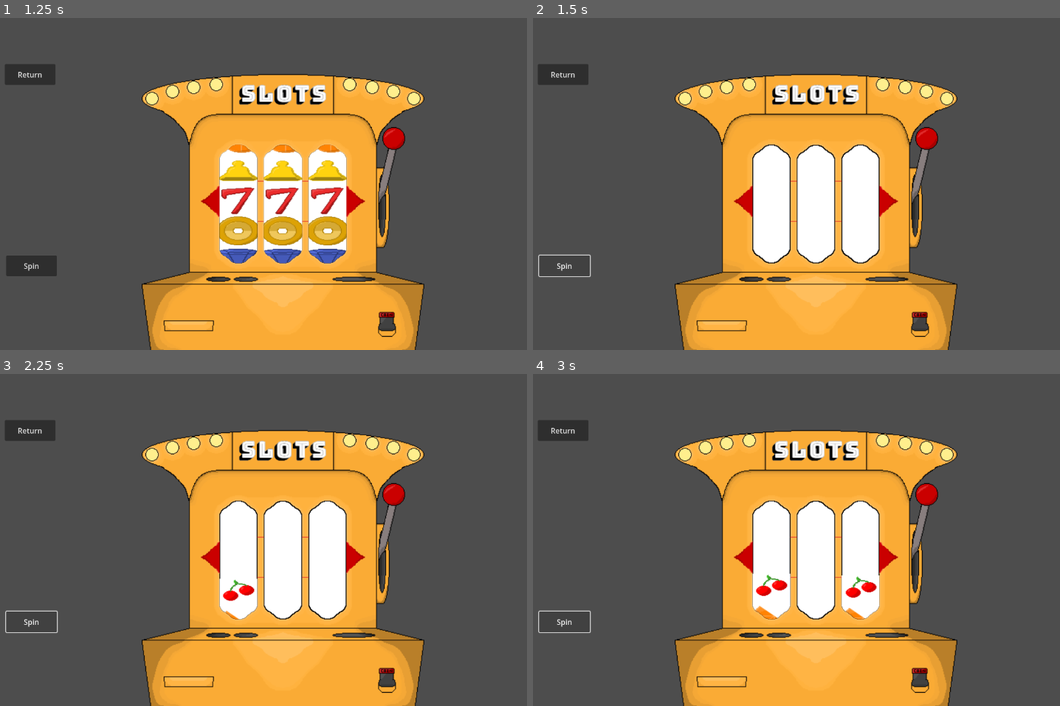
Above: before the commit, frames 1-4 (two rows, left to right).
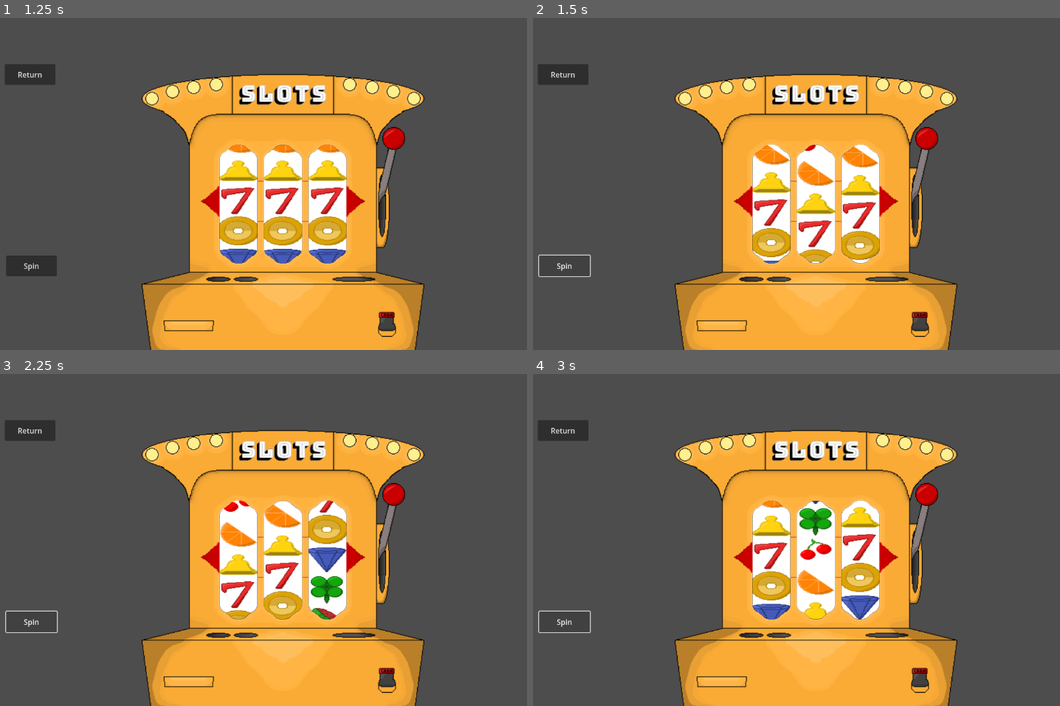
Above: after the commit, the same moments.

Repository: OwenFrakes/congressAppChallenge
Game: Godot game, scene res://Scenes/playerMovement.tscn
Same seed, same stepped clock (60 frames per second), same inputs: the game is played once before the commit and once after it. The engine's default icon, where the game draws it, is replaced by a stand-in: a white triangle on a blue panel in a dark square.
Inputs:
- Up to frame 1 (1.25 s): click "Slots" at 0.5 s
- Up to frame 2 (1.5 s): click "Spin" at 1.25 s
- Up to frame 3 (2.25 s): click "Spin" at 2 s
- Up to frame 4 (3 s): click "Spin" at 2.75 s

Frame 1 is identical in both runs. In frame 2, 4.2% of the frame differs, in the area x 41-66%, y 38-74%; in frame 3, 4.2%; in frame 4, 4.3%.

Commit message:
Spinny Part Spins Correctly
Both sprites move to their proper position per slot. Needs animation and needs gambling / score calculation now.

Diff:
--- a/Scenes/slots.tscn
+++ b/Scenes/slots.tscn
@@ -1,10 +1,11 @@
-[gd_scene load_steps=6 format=3 uid="uid://cvcnpudfilq4h"]
+[gd_scene load_steps=7 format=3 uid="uid://cvcnpudfilq4h"]
 
 [ext_resource type="Texture2D" uid="uid://cywlyamdicsed" path="res://Resources/SlotMachine.png" id="1_0ends"]
 [ext_resource type="Script" path="res://Scripts/player_mover.gd" id="1_3r35x"]
 [ext_resource type="Texture2D" uid="uid://diku4gi3yok6b" path="res://Resources/Spinny Part.png" id="1_lb5vh"]
 [ext_resource type="Script" path="res://Scripts/slots.gd" id="4_87nd7"]
 [ext_resource type="Texture2D" uid="uid://w6tpjke1vpwy" path="res://Resources/Clipping Mask.png" id="5_q8grc"]
+[ext_resource type="Texture2D" uid="uid://dxiid5fb4k47q" path="res://Resources/icon.svg" id="6_3hrkd"]
 
 [node name="Slots" type="Node2D"]
 
@@ -24,24 +25,6 @@
 text = "Return"
 script = ExtResource("1_3r35x")
 
-[node name="SpinnyPartTL" type="Sprite2D" parent="."]
-visible = false
-position = Vector2(542, -92)
-scale = Vector2(1.92, 1.303)
-texture = ExtResource("1_lb5vh")
-
-[node name="SpinnyPartTM" type="Sprite2D" parent="."]
-visible = false
-position = Vector2(638, -92)
-scale = Vector2(1.92, 1.303)
-texture = ExtResource("1_lb5vh")
-
-[node name="SpinnyPartTR" type="Sprite2D" parent="."]
-visible = false
-position = Vector2(734, -92)
-scale = Vector2(1.92, 1.303)
-texture = ExtResource("1_lb5vh")
-
 [node name="SlotMachine" type="Sprite2D" parent="."]
 position = Vector2(639, 425)
 scale = Vector2(1.53, 1.53)
@@ -59,6 +42,11 @@
 scale = Vector2(1.26593, 0.850513)
 texture = ExtResource("1_lb5vh")
 
+[node name="SpinnyPartTL" type="Sprite2D" parent="ClippingMaskL"]
+position = Vector2(-0.329651, -323.88)
+scale = Vector2(1.26593, 0.850839)
+texture = ExtResource("1_lb5vh")
+
 [node name="ClippingMaskM" type="Sprite2D" parent="."]
 clip_children = 2
 position = Vector2(638.874, 404.349)
@@ -69,6 +57,11 @@
 [node name="SpinnyPartM" type="Sprite2D" parent="ClippingMaskM"]
 position = Vector2(-0.568, 16.325)
 scale = Vector2(1.24875, 0.853059)
+texture = ExtResource("1_lb5vh")
+
+[node name="SpinnyPartTM" type="Sprite2D" parent="ClippingMaskM"]
+position = Vector2(-0.568451, -324.955)
+scale = Vector2(1.24876, 0.853061)
 texture = ExtResource("1_lb5vh")
 
 [node name="ClippingMaskR" type="Sprite2D" parent="."]
@@ -83,5 +76,14 @@
 scale = Vector2(1.249, 0.853)
 texture = ExtResource("1_lb5vh")
 
+[node name="SpinnyPartTR" type="Sprite2D" parent="ClippingMaskR"]
+position = Vector2(-0.989014, -324.044)
+scale = Vector2(1.26593, 0.851178)
+texture = ExtResource("1_lb5vh")
+
+[node name="Icon" type="Sprite2D" parent="ClippingMaskR"]
+position = Vector2(-330.659, -90.8356)
+texture = ExtResource("6_3hrkd")
+
 [connection signal="pressed" from="SpinButton" to="SpinButton" method="_on_pressed"]
 [connection signal="pressed" from="ReturnButton" to="ReturnButton" method="_on_pressed"]
--- a/Scripts/slots.gd
+++ b/Scripts/slots.gd
@@ -7,10 +7,27 @@
 
 func _on_spin_button_pressed() -> void:
 	print("button preseed")
-	$"../ClippingMaskL/SpinnyPartL".position.y = randi_range(173, 682)
-	$"../ClippingMaskM/SpinnyPartM".position.y = randi_range(173, 682)
-	$"../ClippingMaskR/SpinnyPartR".position.y = randi_range(173, 682)
+	#Randomize Base Positions
+	$"../ClippingMaskL/SpinnyPartL".position.y = randi_range(-173,189)
+	$"../ClippingMaskM/SpinnyPartM".position.y = randi_range(-173,189)
+	$"../ClippingMaskR/SpinnyPartR".position.y = randi_range(-173,189)
 
+	#Place the Other Half (Left)
+	if $"../ClippingMaskL/SpinnyPartL".position.y > 16:
+		$"../ClippingMaskL/SpinnyPartTL".position.y = $"../ClippingMaskL/SpinnyPartL".position.y - 95
+	elif $"../ClippingMaskL/SpinnyPartL".position.y < 16: #working
+		$"../ClippingMaskL/SpinnyPartTL".position.y = $"../ClippingMaskL/SpinnyPartL".position.y + 300
 
+	#Place the Other Half (Middle)
+	if $"../ClippingMaskM/SpinnyPartM".position.y > 16:
+		$"../ClippingMaskM/SpinnyPartTM".position.y = $"../ClippingMaskM/SpinnyPartM".position.y - 95
+	elif $"../ClippingMaskM/SpinnyPartM".position.y < 16: #working
+		$"../ClippingMaskM/SpinnyPartTM".position.y = $"../ClippingMaskM/SpinnyPartM".position.y + 300
+
+	#Place the Other Half (Right)
+	if $"../ClippingMaskR/SpinnyPartR".position.y > 16:
+		$"../ClippingMaskR/SpinnyPartTR".position.y = $"../ClippingMaskR/SpinnyPartR".position.y - 95
+	elif $"../ClippingMaskR/SpinnyPartR".position.y < 16: #working
+		$"../ClippingMaskR/SpinnyPartTR".position.y = $"../ClippingMaskR/SpinnyPartR".position.y + 300
 func _on_pressed() -> void:
 	_on_spin_button_pressed() # Replace with function body.
